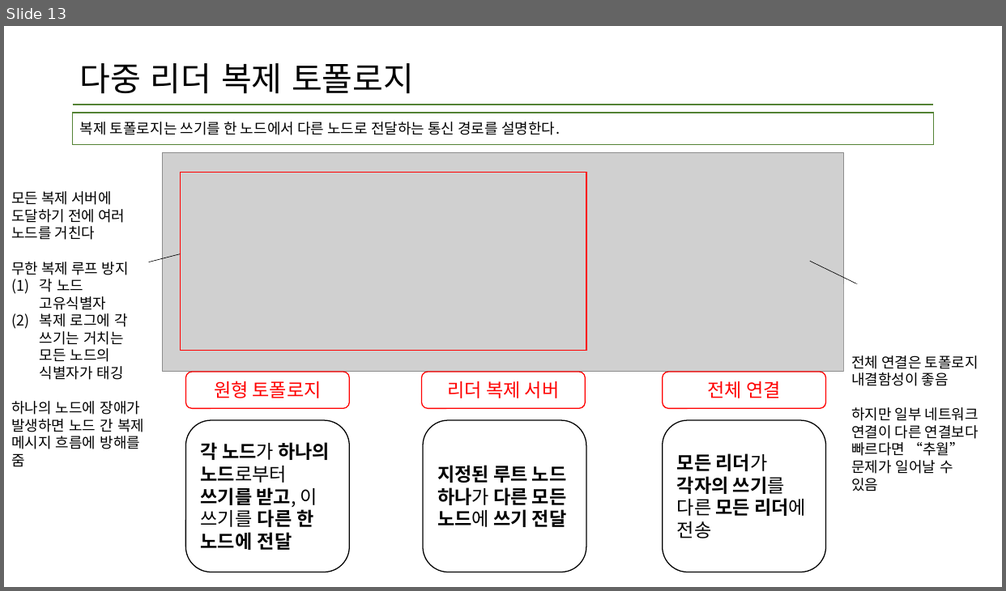
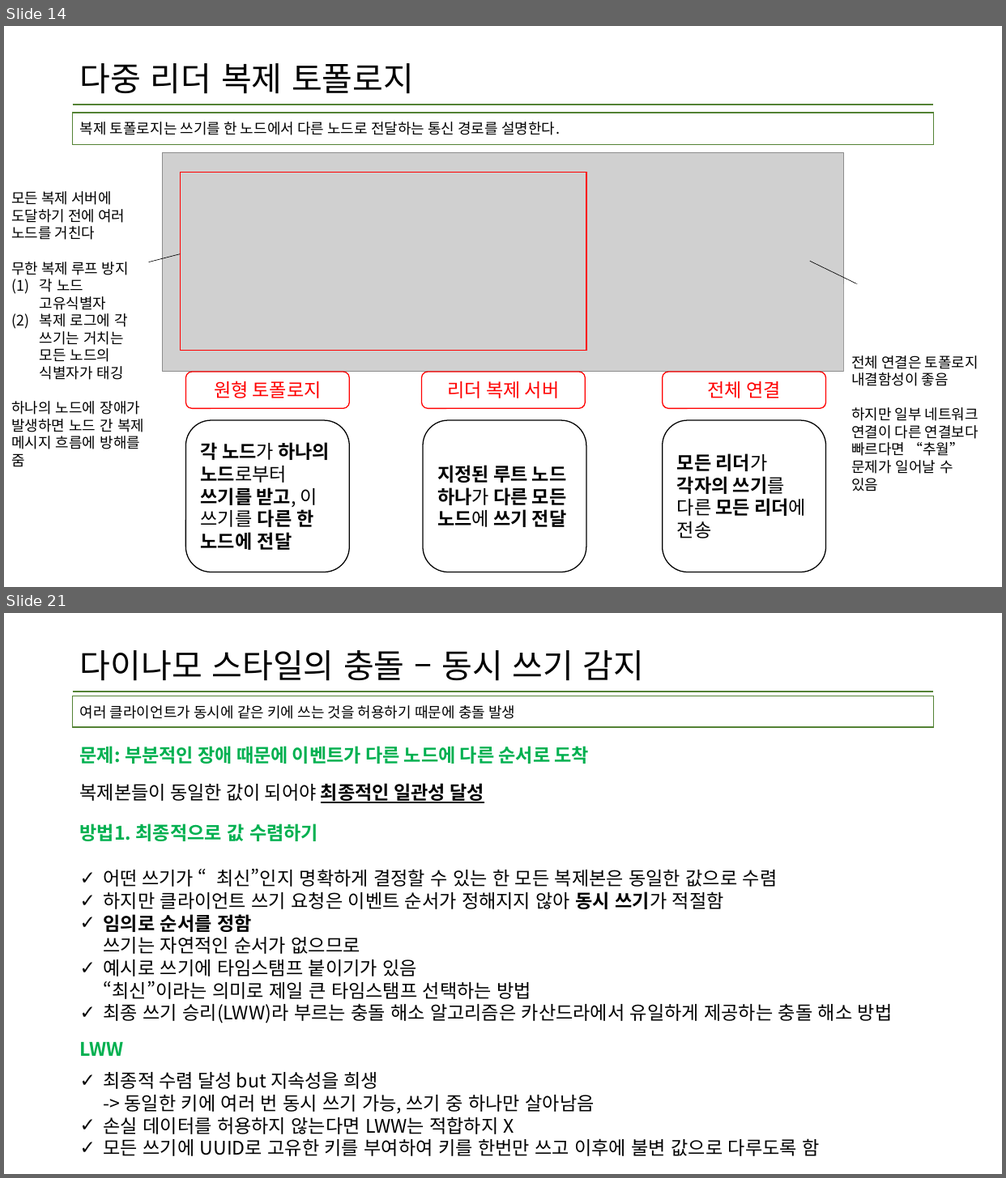
Before and after one commit to data-system-wiki/designing-data-intensive-applications, a slide deck: resources/chapter 5 summary.pptx. Shown one above the other, each under a label of ours: slide 13 before the commit, slides 14 and 21 after it; the slides between them are not shown. The pictures are 1006x591 and 1006x1178 pixels, drawn with LibreOffice and Linux fonts; fonts in the diff are those of the drawing; grey boxes stand for pictures. Boxes give left, top, right and bottom in pixels: in the first picture for what was removed or moved away, otherwise in the second. Text is boxed around its words. In the diff, an @@ line names an element or a change of style, - is before the commit and + after.

Commit message:
5장 업데이트 끝

```diff
--- a/resources/chapter 5 summary.pptx
+++ b/resources/chapter 5 summary.pptx
@@ slide 21 added at (4, 613, 1002, 1174), background #FFFFFF; not listed: 1 template element that a slide beside it also shows @@
@@ title added at (80, 650, 645, 681), 32 pt, text #000000 @@
+다이나모 스타일의 충돌 – 동시 쓰기 감지
@@ rectangle added at (73, 696, 934, 727), outline #538234 1 pt, 14 pt, text #000000 @@
+여러 클라이언트가 동시에 같은 키에 쓰는 것을 허용하기 때문에 충돌 발생
@@ text added at (80, 746, 590, 764), 18 pt, text #00B050, bold @@
+문제: 부분적인 장애 때문에 이벤트가 다른 노드에 다른 순서로 도착
@@ text added at (80, 783, 484, 803), 18 pt, text #000000 @@
+복제본들이 동일한 값이 되어야 최종적인 일관성 달성
@@ text added at (80, 824, 318, 841), 18 pt, text #00B050, bold @@
+방법1. 최종적으로 값 수렴하기
@@ text added at (104, 868, 892, 1024), 18 pt, text #000000 @@
+✓ 어떤 쓰기가 “최신”인지 명확하게 결정할 수 있는 한 모든 복제본은 동일한 값으로 수렴
+✓ 하지만 클라이언트 쓰기 요청은 이벤트 순서가 정해지지 않아 동시 쓰기가 적절함
+✓ 임의로 순서를 정함
+  쓰기는 자연적인 순서가 없으므로
+✓ 예시로 쓰기에 타임스탬프 붙이기가 있음
+  “최신”이라는 의미로 제일 큰 타임스탬프 선택하는 방법
+✓ 최종 쓰기 승리(LWW)라 부르는 충돌 해소 알고리즘은 카산드라에서 유일하게 제공하는 충돌 해소 방법
@@ text added at (80, 1042, 124, 1056), 18 pt, text #00B050, bold @@
+LWW
@@ text added at (104, 1072, 819, 1157), 18 pt, text #000000 @@
+✓ 최종적 수렴 달성 but 지속성을 희생
+  -> 동일한 키에 여러 번 동시 쓰기 가능, 쓰기 중 하나만 살아남음
+✓ 손실 데이터를 허용하지 않는다면 LWW는 적합하지 X
+✓ 모든 쓰기에 UUID로 고유한 키를 부여하여 키를 한번만 쓰고 이후에 불변 값으로 다루도록 함
@@ what was slide 13 is now slide 14 @@
```
Also in this commit, not shown: 2 slides changed, 10 other slides added.
